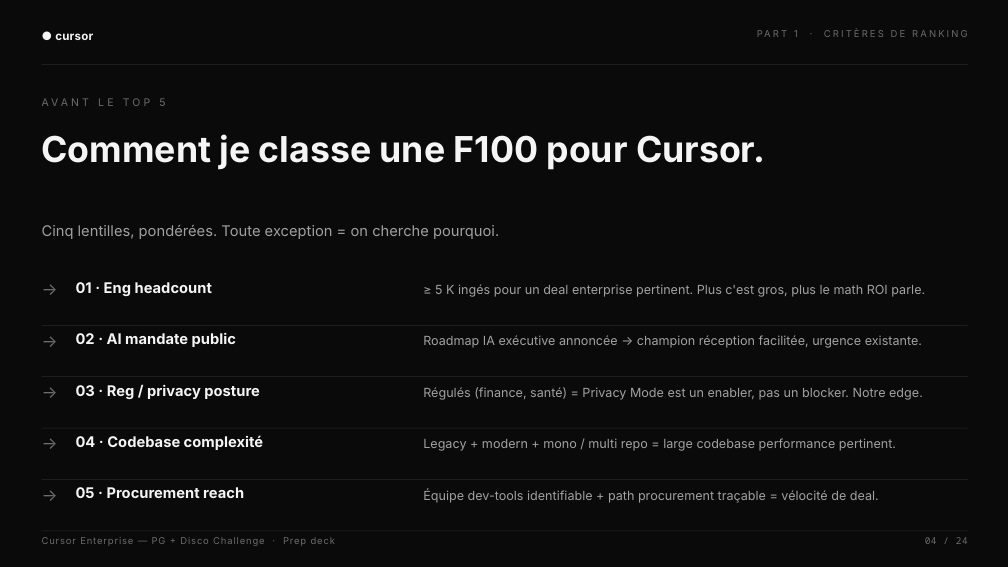
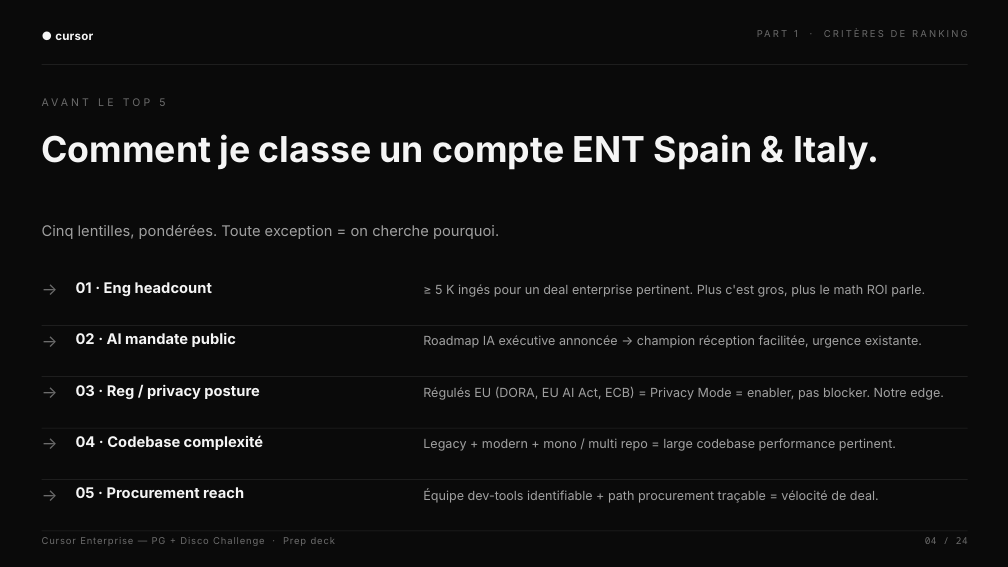
Before and after one commit to heliemonnoyeur-source/media-ae-cockpit, a slide deck: slide 4 of decks/Cursor_Enterprise_Disco_Challenge.pptx. Drawn at 1008x567 pixels with LibreOffice and Linux fonts; fonts in the diff are those of the drawing. Boxes give left, top, right and bottom in pixels: in the first picture for what was removed or moved away, otherwise in the second. Text is boxed around its words. In the diff, an @@ line names an element or a change of style, - is before the commit and + after.

```diff
--- a/decks/Cursor_Enterprise_Disco_Challenge.pptx
+++ b/decks/Cursor_Enterprise_Disco_Challenge.pptx
@@ text at (42,134,879,170): text changed @@
-Comment je classe une F100 pour Cursor.
+Comment je classe un compte ENT Spain & Italy.
@@ text at (423,387,944,400): text changed @@
-Régulés (finance, santé) = Privacy Mode est un enabler, pas un blocker. Notre edge.
+Régulés EU (DORA, EU AI Act, ECB) = Privacy Mode = enabler, pas blocker. Notre edge.
```
Also in this commit, not shown: 6 other slides changed, 9 other files.
